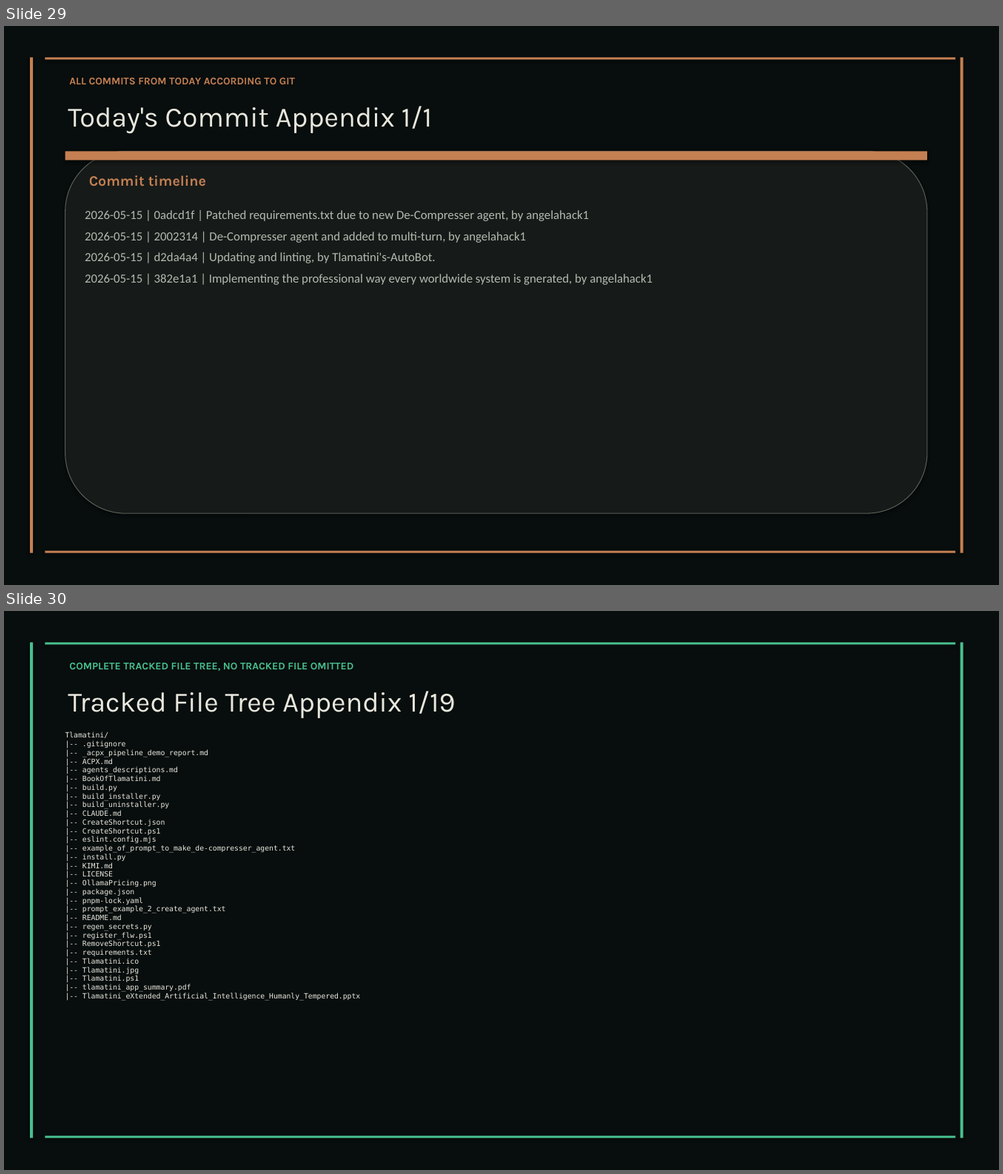
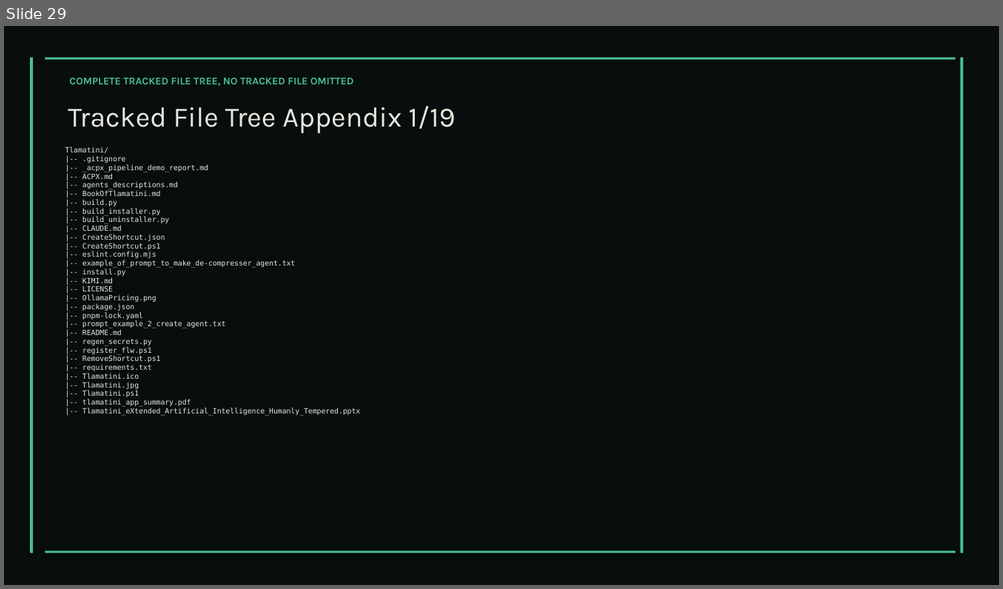
Before and after one commit to XAIHT/Tlamatini, a slide deck: Tlamatini_eXtended_Artificial_Intelligence_Humanly_Tempered.pptx. Shown one above the other, each under a label of ours: slides 29 and 30 before the commit, slide 29 after it. The pictures are 1003x1174 and 1003x589 pixels, drawn with LibreOffice and Linux fonts; fonts in the diff are those of the drawing. Boxes give left, top, right and bottom in pixels: in the first picture for what was removed or moved away, otherwise in the second. Text is boxed around its words. In the diff, an @@ line names an element or a change of style, - is before the commit and + after.

Commit message:
Establishing version 1.1.1, by angelahack1

```diff
--- a/Tlamatini_eXtended_Artificial_Intelligence_Humanly_Tempered.pptx
+++ b/Tlamatini_eXtended_Artificial_Intelligence_Humanly_Tempered.pptx
@@ slide 29 removed at (4,26,999,585), background #FFFFFF @@
@@ rectangle removed at (4,26,999,585) @@
@@ rectangle removed at (30,57,33,554) @@
@@ rectangle removed at (45,57,956,59) @@
@@ rectangle removed at (960,57,963,554) @@
@@ text removed at (69,77,295,84) @@
-ALL COMMITS FROM TODAY ACCORDING TO GIT
@@ text removed at (68,106,432,134) @@
-Today's Commit Appendix 1/1
@@ rounded rectangle removed at (65,151,927,514) @@
@@ rectangle removed at (65,151,927,160) @@
@@ text removed at (89,175,206,186) @@
-Commit timeline
@@ text removed at (85,210,652,285) @@
-2026-05-15 | 0adcd1f | Patched requirements.txt due to new De-Compresser agent, by angelahack1
-2026-05-15 | 2002314 | De-Compresser agent and added to multi-turn, by angelahack1
-2026-05-15 | d2da4a4 | Updating and linting, by Tlamatini's-AutoBot.
-2026-05-15 | 382e1a1 | Implementing the professional way every worldwide system is gnerated, by angelahack1
@@ rectangle removed at (45,551,956,554) @@
@@ what was slide 30 is now slide 29 @@
```
Also in this commit, not shown: 5 slides changed, 7 other files.
